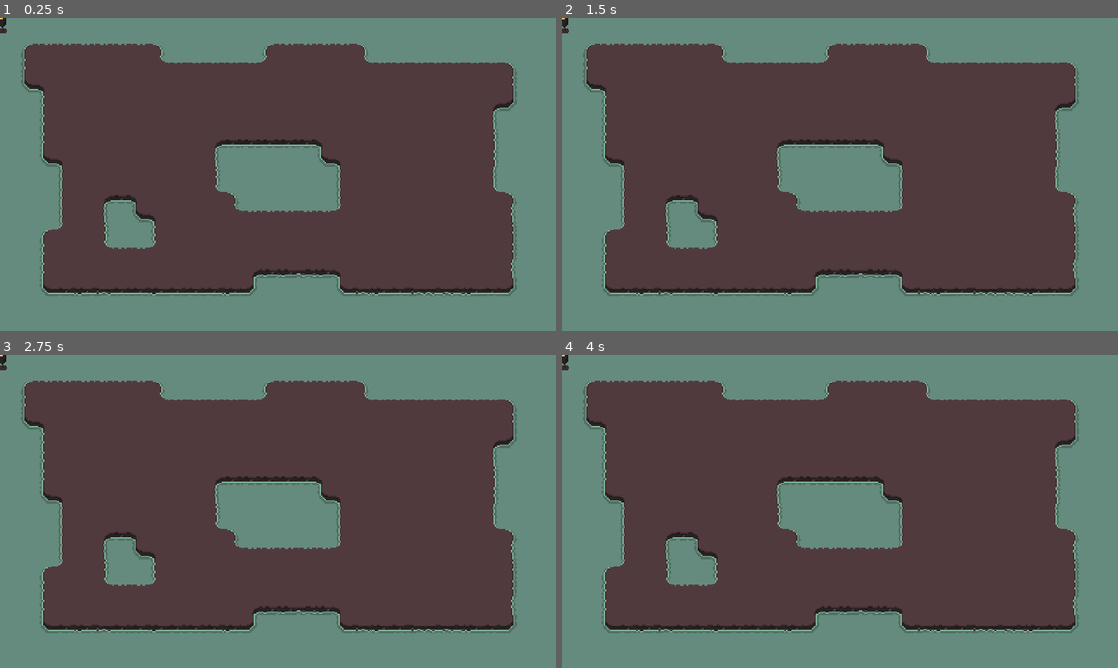
Above: before the commit, frames 1-4 (two rows, left to right).
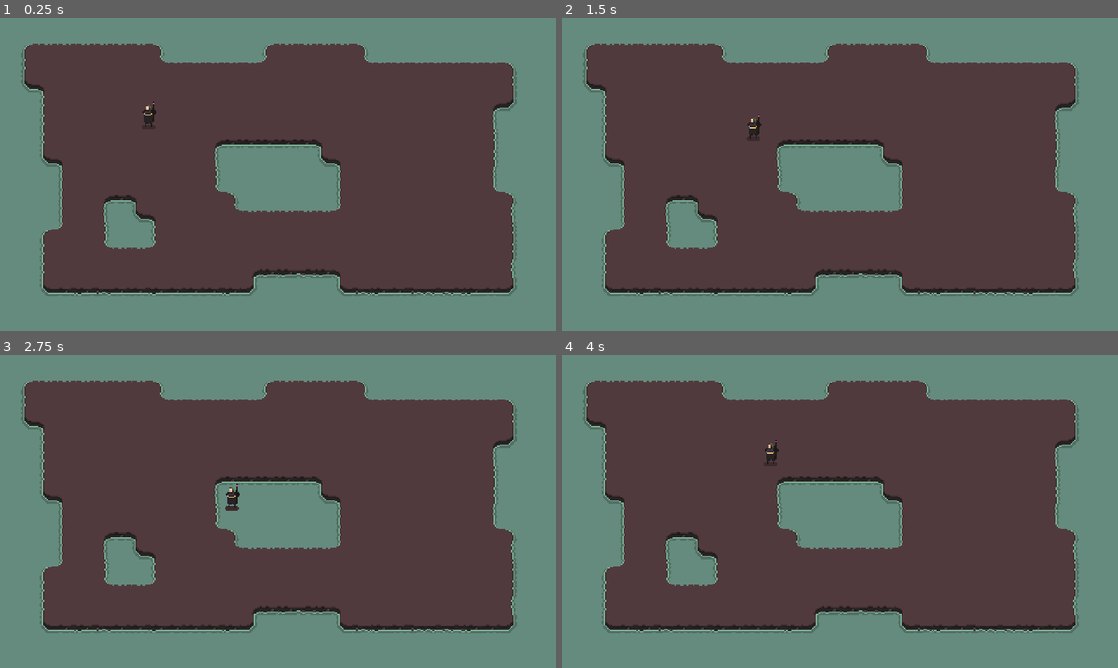
Above: after the commit, the same moments.

Repository: gablaroche29/arena-chaos
Game: Godot game, scene res://scenes/main_scene.tscn
Two runs of this game, one before a commit and one after it. Both use one fixed random seed, a clock stepped at 60 frames per second and the inputs below.
Inputs:
- Up to frame 1 (0.25 s): no input
- Up to frame 2 (1.5 s): hold D (walk_right, bound only after the commit) 0.53-1.28 s; hold S (walk_down, bound only after the commit) from 1.28 s (still down)
- Up to frame 3 (2.75 s): release S (walk_down, bound only after the commit) at 2.03 s; hold D (walk_right, bound only after the commit) from 2.03 s (still down)
- Up to frame 4 (4 s): release D (walk_right, bound only after the commit) at 2.78 s; hold W (walk_up, bound only after the commit) 2.78-3.53 s; hold A (walk_left, bound only after the commit) from 3.53 s (still down)

The runs differ from the first frame. In frame 1, 0.1% of the frame differs, in the area x 0-29%, y 0-35%; in frame 2, 0.1%; in frame 3, 0.2%, in the area x 0-44%, y 0-50%; in frame 4, 0.1%.

Commit message:
feat: add player movement with animations

Diff:
--- a/project.godot
+++ b/project.godot
@@ -32,7 +32,36 @@
 
 folder_colors={
 "res://assets/": "orange",
-"res://scenes/": "green"
+"res://scenes/": "green",
+"res://scripts/": "pink"
+}
+
+[input]
+
+walk_up={
+"deadzone": 0.5,
+"events": [Object(InputEventKey,"resource_local_to_scene":false,"resource_name":"","device":-1,"window_id":0,"alt_pressed":false,"shift_pressed":false,"ctrl_pressed":false,"meta_pressed":false,"pressed":false,"keycode":0,"physical_keycode":87,"key_label":0,"unicode":119,"location":0,"echo":false,"script":null)
+]
+}
+walk_down={
+"deadzone": 0.5,
+"events": [Object(InputEventKey,"resource_local_to_scene":false,"resource_name":"","device":-1,"window_id":0,"alt_pressed":false,"shift_pressed":false,"ctrl_pressed":false,"meta_pressed":false,"pressed":false,"keycode":0,"physical_keycode":83,"key_label":0,"unicode":115,"location":0,"echo":false,"script":null)
+]
+}
+walk_left={
+"deadzone": 0.5,
+"events": [Object(InputEventKey,"resource_local_to_scene":false,"resource_name":"","device":-1,"window_id":0,"alt_pressed":false,"shift_pressed":false,"ctrl_pressed":false,"meta_pressed":false,"pressed":false,"keycode":0,"physical_keycode":65,"key_label":0,"unicode":97,"location":0,"echo":false,"script":null)
+]
+}
+walk_right={
+"deadzone": 0.5,
+"events": [Object(InputEventKey,"resource_local_to_scene":false,"resource_name":"","device":-1,"window_id":0,"alt_pressed":false,"shift_pressed":false,"ctrl_pressed":false,"meta_pressed":false,"pressed":false,"keycode":0,"physical_keycode":68,"key_label":0,"unicode":100,"location":0,"echo":false,"script":null)
+]
+}
+shoot={
+"deadzone": 0.5,
+"events": [Object(InputEventMouseButton,"resource_local_to_scene":false,"resource_name":"","device":-1,"window_id":0,"alt_pressed":false,"shift_pressed":false,"ctrl_pressed":false,"meta_pressed":false,"button_mask":0,"position":Vector2(0, 0),"global_position":Vector2(0, 0),"factor":1.0,"button_index":1,"canceled":false,"pressed":false,"double_click":false,"script":null)
+]
 }
 
 [rendering]
--- /dev/null
+++ b/scenes/characters/player/idle_state.gd
@@ -0,0 +1,33 @@
+extends NodeState
+
+@export var player: Player
+@export var animated_sprite_2d: AnimatedSprite2D
+
+func _on_process(_delta : float) -> void:
+	pass
+
+func _on_physics_process(_delta : float) -> void:
+	if player.player_direction == Vector2.LEFT:
+		animated_sprite_2d.play("idle_left")
+	elif player.player_direction == Vector2.RIGHT:
+		animated_sprite_2d.play("idle_right")
+	elif player.player_direction == Vector2.UP:
+		animated_sprite_2d.play("idle_back")
+	elif player.player_direction == Vector2.DOWN:
+		animated_sprite_2d.play("idle_front")
+	else:
+		animated_sprite_2d.play("idle_front")
+
+func _on_next_transitions() -> void:
+	GameInputEvents.movement_input()
+
+	if GameInputEvents.is_movement_input():
+		transition.emit("Walk")
+
+
+func _on_enter() -> void:
+	pass
+
+
+func _on_exit() -> void:
+	animated_sprite_2d.stop()
--- /dev/null
+++ b/scenes/characters/player/player.gd
@@ -0,0 +1,4 @@
+class_name Player
+extends CharacterBody2D
+
+var player_direction: Vector2
--- a/scenes/characters/player/player.tscn
+++ b/scenes/characters/player/player.tscn
@@ -1,6 +1,10 @@
-[gd_scene load_steps=41 format=3 uid="uid://bui6c5b26yade"]
+[gd_scene load_steps=46 format=3 uid="uid://bui6c5b26yade"]
 
 [ext_resource type="Texture2D" uid="uid://cfcterwlehvan" path="res://assets/game/characters/player_spritesheet.png" id="1_7uws0"]
+[ext_resource type="Script" uid="uid://boia2luwdsb55" path="res://scenes/characters/player/player.gd" id="1_hss88"]
+[ext_resource type="Script" uid="uid://bnxf17lvbmjek" path="res://scripts/state_machine/node_state_machine.gd" id="2_t61fv"]
+[ext_resource type="Script" uid="uid://82fovem30a0l" path="res://scenes/characters/player/idle_state.gd" id="3_686vu"]
+[ext_resource type="Script" uid="uid://cg8whjjvjnt41" path="res://scenes/characters/player/walk_state.gd" id="5_qd3e3"]
 
 [sub_resource type="AtlasTexture" id="AtlasTexture_t61fv"]
 atlas = ExtResource("1_7uws0")
@@ -301,11 +305,29 @@
 "speed": 10.0
 }]
 
+[sub_resource type="CircleShape2D" id="CircleShape2D_hss88"]
+
 [node name="Player" type="CharacterBody2D"]
+script = ExtResource("1_hss88")
 
 [node name="AnimatedSprite2D" type="AnimatedSprite2D" parent="."]
 sprite_frames = SubResource("SpriteFrames_bcx1r")
-animation = &"hit"
+animation = &"idle"
 autoplay = "idle"
 
 [node name="CollisionShape2D" type="CollisionShape2D" parent="."]
+shape = SubResource("CircleShape2D_hss88")
+
+[node name="StateMachine" type="Node" parent="." node_paths=PackedStringArray("initial_node_state")]
+script = ExtResource("2_t61fv")
+initial_node_state = NodePath("Idle")
+
+[node name="Idle" type="Node" parent="StateMachine" node_paths=PackedStringArray("player", "animated_sprite_2d")]
+script = ExtResource("3_686vu")
+player = NodePath("../..")
+animated_sprite_2d = NodePath("../../AnimatedSprite2D")
+
+[node name="Walk" type="Node" parent="StateMachine" node_paths=PackedStringArray("player", "animated_sprite_2d")]
+script = ExtResource("5_qd3e3")
+player = NodePath("../..")
+animated_sprite_2d = NodePath("../../AnimatedSprite2D")
--- /dev/null
+++ b/scenes/characters/player/walk_state.gd
@@ -0,0 +1,39 @@
+extends NodeState
+
+@export var player: Player
+@export var animated_sprite_2d: AnimatedSprite2D
+@export var speed: int = 50
+
+func _on_process(_delta : float) -> void:
+	pass
+
+
+func _on_physics_process(_delta : float) -> void:
+	var direction: Vector2 = GameInputEvents.movement_input()
+
+	if direction == Vector2.LEFT:
+		animated_sprite_2d.play("walk_left")
+	elif direction == Vector2.RIGHT:
+		animated_sprite_2d.play("walk_right")
+	elif direction == Vector2.UP:
+		animated_sprite_2d.play("walk_back")
+	elif direction == Vector2.DOWN:
+		animated_sprite_2d.play("walk_front")
+
+	if direction != Vector2.ZERO:
+		player.player_direction = direction
+
+	player.velocity = direction * speed
+	player.move_and_slide()
+
+func _on_next_transitions() -> void:
+	if !GameInputEvents.is_movement_input():
+		transition.emit("Idle")
+
+
+func _on_enter() -> void:
+	pass
+
+
+func _on_exit() -> void:
+	animated_sprite_2d.stop()
--- a/scenes/main_scene.tscn
+++ b/scenes/main_scene.tscn
@@ -16,3 +16,4 @@
 tile_set = ExtResource("1_w2twt")
 
 [node name="Player" parent="." instance=ExtResource("2_pw63i")]
+position = Vector2(128, 83)
--- /dev/null
+++ b/scripts/globals/game_input_event.gd
@@ -0,0 +1,26 @@
+class_name GameInputEvents
+
+static var direction: Vector2
+
+static func movement_input() -> Vector2:
+	if Input.is_action_pressed("walk_left"):
+		direction = Vector2.LEFT
+	elif Input.is_action_pressed("walk_right"):
+		direction = Vector2.RIGHT
+	elif Input.is_action_pressed("walk_up"):
+		direction = Vector2.UP
+	elif Input.is_action_pressed("walk_down"):
+		direction = Vector2.DOWN
+	else:
+		direction = Vector2.ZERO
+
+	return direction
+
+static func is_movement_input() -> bool:
+	if direction == Vector2.ZERO:
+		return false
+	else:
+		return true
+
+static func use_tool() -> bool:
+	return Input.is_action_just_pressed("hit")
--- /dev/null
+++ b/scripts/state_machine/node_state.gd
@@ -0,0 +1,25 @@
+class_name NodeState
+extends Node
+
+@warning_ignore("unused_signal")
+signal transition
+
+
+func _on_process(_delta : float) -> void:
+	pass
+
+
+func _on_physics_process(_delta : float) -> void:
+	pass
+
+
+func _on_next_transitions() -> void:
+	pass
+
+
+func _on_enter() -> void:
+	pass
+
+
+func _on_exit() -> void:
+	pass
--- /dev/null
+++ b/scripts/state_machine/node_state_machine.gd
@@ -0,0 +1,54 @@
+class_name NodeStateMachine
+extends Node
+
+@export var initial_node_state : NodeState
+
+var node_states : Dictionary = {}
+var current_node_state : NodeState
+var current_node_state_name : String
+var parent_node_name: String
+
+
+func _ready() -> void:
+	parent_node_name = get_parent().name
+
+	for child in get_children():
+		if child is NodeState:
+			node_states[child.name.to_lower()] = child
+			child.transition.connect(transition_to)
+
+	if initial_node_state:
+		initial_node_state._on_enter()
+		current_node_state = initial_node_state
+		current_node_state_name = current_node_state.name.to_lower()
+
+
+func _process(delta : float) -> void:
+	if current_node_state:
+		current_node_state._on_process(delta)
+
+
+func _physics_process(delta: float) -> void:
+	if current_node_state:
+		current_node_state._on_physics_process(delta)
+		current_node_state._on_next_transitions()
+		#print(parent_node_name, " Current State: ", current_node_state_name)
+
+
+func transition_to(node_state_name : String) -> void:
+	if node_state_name == current_node_state.name.to_lower():
+		return
+
+	var new_node_state = node_states.get(node_state_name.to_lower())
+
+	if !new_node_state:
+		return
+
+	if current_node_state:
+		current_node_state._on_exit()
+
+	new_node_state._on_enter()
+
+	current_node_state = new_node_state
+	current_node_state_name = current_node_state.name.to_lower()
+	#print("Current State: ", current_node_state_name)
Not shown, added: scenes/characters/player/idle_state.gd.uid
Not shown, added: scenes/characters/player/player.gd.uid
Not shown, added: scenes/characters/player/walk_state.gd.uid
Not shown, added: scripts/globals/game_input_event.gd.uid
Not shown, added: scripts/state_machine/node_state.gd.uid
Not shown, added: scripts/state_machine/node_state_machine.gd.uid
